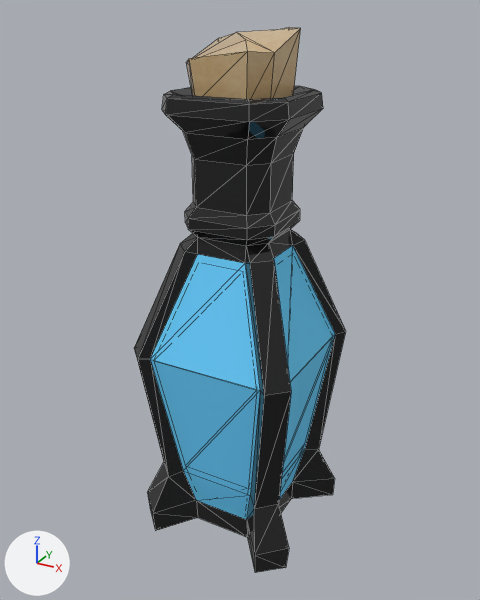
The FBX model Assets/Models/GH/Potions Prefabs/Necromancy potion.fbx, before and after one commit.
Before and after are seen from a camera (50 mm lens) standing at (0.15, -0.276, 0.138) and looking at (-0.001, -0.001, 0.0). The lights are fixed; the arrows at lower left show +X, +Y and +Z. Mesh edges are drawn as thin lines. Where no turn or scale is listed for an object, it has been applied to the vertices.

The first picture shows 'Necromancy potion'.
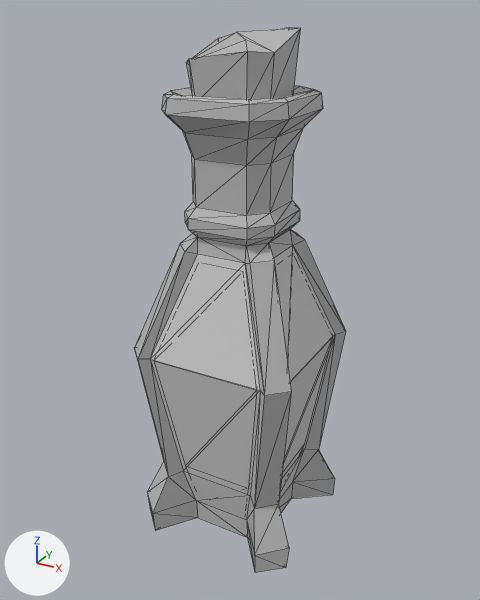
Changed parts and their boxes [x1, y1, x2, y2] in the pictures (480 x 600 px):
'Necromancy potion', recoloured, surface changed: [134, 27, 346, 573] in both
part 1 of me_mesh, recoloured (black to grey): [134, 27, 346, 573] in both
part 2 of me_mesh, recoloured (blue to grey): [150, 245, 335, 520] in both

The change, as a list of edits to the scene's bpy script:
```text
Change mat_20___default:
    mat_20___default.base_color: (0.137, 0.643, 1.0) -> (0.737, 0.667, 0.502)  # cyan #67d2ff -> light grey #dfd5bc
Add mat_1:
    mat_1 = principled_material('1')
    mat_1.base_color = (0.5, 0.5, 0.5)  # grey #bcbcbc
    mat_1.roughness = 0.0
Add mat_22___default:
    mat_22___default = principled_material('22 - Default')
    mat_22___default.base_color = (0.588, 0.588, 0.588)  # light grey #cacaca
    mat_22___default.roughness = 0.859
Change me_mesh:
    where me_mesh.from_pydata(...)  # 202 vertices, 396 faces; spans x -0.045..0.045, y -0.045..0.045, z -0.13..0.13
    used by ob_necromancy_potion; location = (0.0, 0.0, 0.0)
    remove me_mesh.materials.append(mat_21___default)  # yellow #fff770
    me_mesh part 1: 312 faces spanning x -0.045..0.045, y -0.045..0.045, z -0.13..0.13 switch from mat_material__28 (picture img_potion_png) to mat_1 (grey #bcbcbc)
    me_mesh part 2: 24 faces spanning x -0.04..0.04, y -0.04..0.04, z -0.117..0.03 switch from mat_20___default (cyan #68d2ff) to mat_22___default (light grey #cacaca)
```
